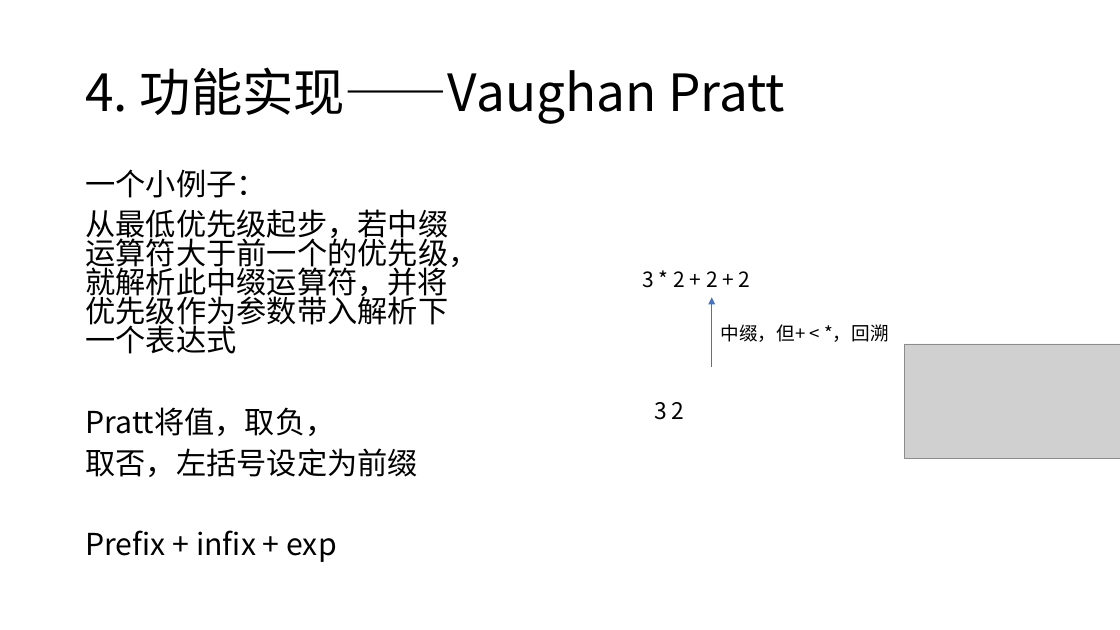
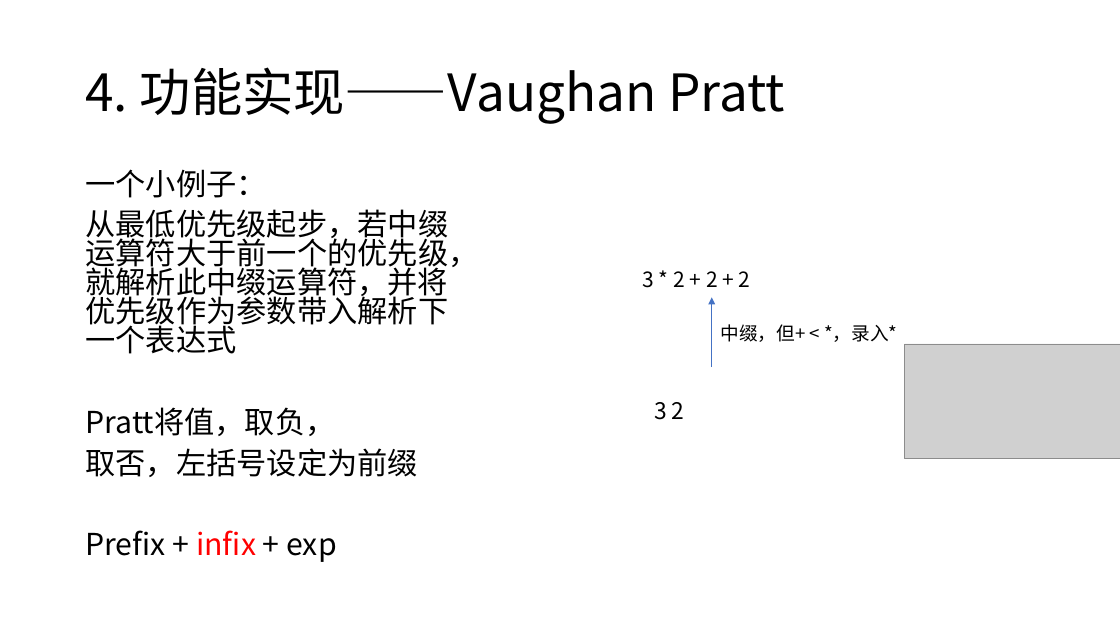
Before and after one commit to Blackteaxx/PythonDataAnalyze, a slide deck: slide 17 of Blakcteaxx/Clox.pptx (slide 20 before the commit). Drawn at 1120x630 pixels with LibreOffice and Linux fonts; fonts in the diff are those of the drawing; grey boxes stand for pictures. Boxes give left, top, right and bottom in pixels: in the first picture for what was removed or moved away, otherwise in the second. Text is boxed around its words. In the diff, an @@ line names an element or a change of style, - is before the commit and + after.

```diff
--- a/Blakcteaxx/Clox.pptx
+++ b/Blakcteaxx/Clox.pptx
@@ text at [721, 324, 897, 342]: text changed @@
-中缀，但+ < *，回溯
+中缀，但+ < *，录入*
@@ text at [85, 530, 336, 562]: text colour #000000 to #FF0000 in "infix" @@
```
Also in this commit, not shown: 17 other slides changed, 2 slides added, 2 slides removed, 20 other files.
